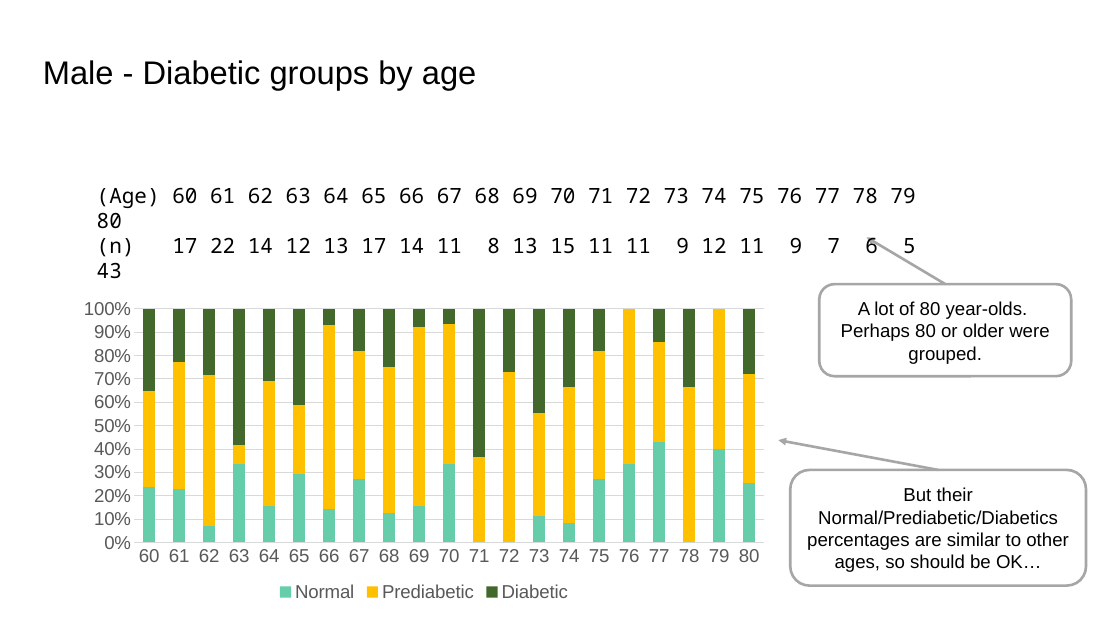
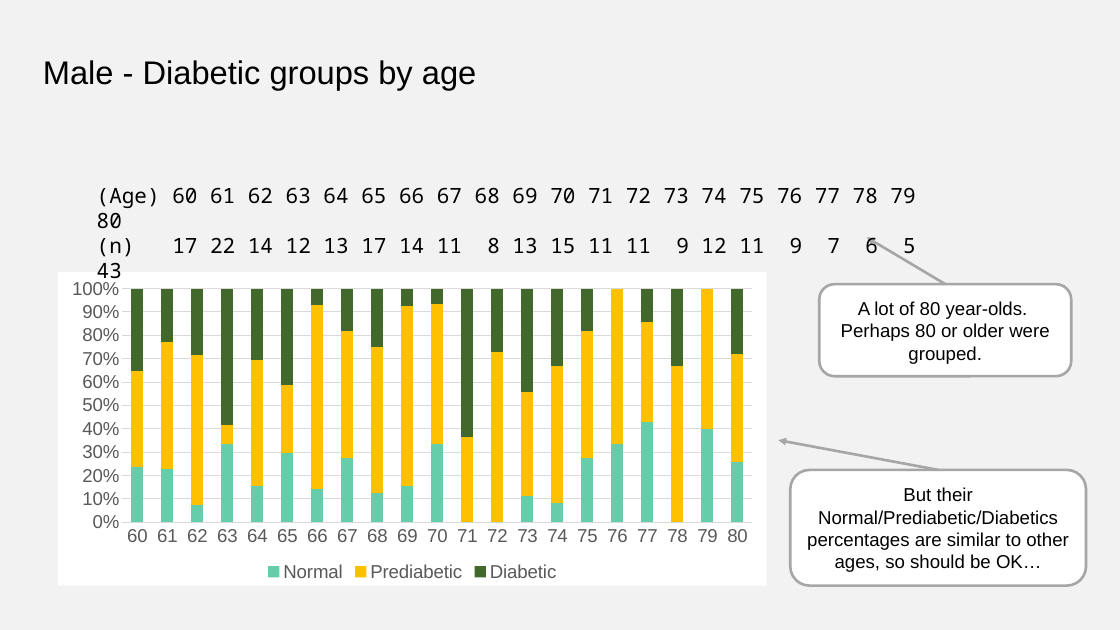
Before and after one commit to computational-nutrition-lab/dietary_patterns, a slide deck: slide 18 of eg_data/NHANES/Laboratory_data/Ordination/Ordination summary.pptx. Drawn at 1120x630 pixels with LibreOffice and Linux fonts; fonts in the diff are those of the drawing. Boxes give left, top, right and bottom in pixels: in the first picture for what was removed or moved away, otherwise in the second. Text is boxed around its words. In the diff, an @@ line names an element or a change of style, - is before the commit and + after.

```diff
--- a/eg_data/NHANES/Laboratory_data/Ordination/Ordination summary.pptx
+++ b/eg_data/NHANES/Laboratory_data/Ordination/Ordination summary.pptx
@@ background #FFFFFF to #F2F2F2 @@
@@ column stacked 100% chart: place and size @@
-column stacked 100% chart at [70, 292, 779, 606]
+column stacked 100% chart at [58, 272, 767, 586]
```
Also in this commit, not shown: 27 other slides changed, 1 slide added, 59 other files.
